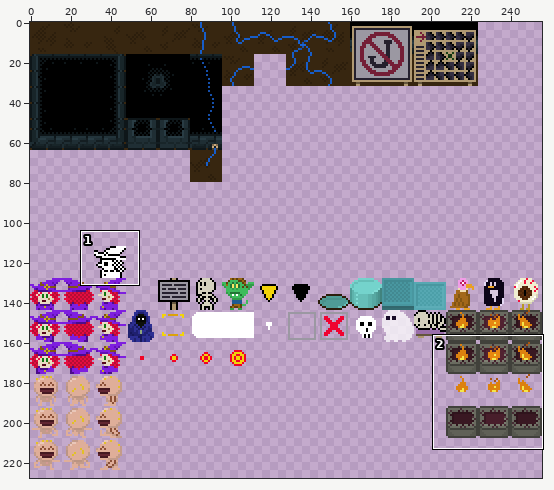
Edited in one commit: sprite sheet (src/data/image/4-color.png). Above: a wide view before the commit, with the close-up outlined.
Close-up. Old version:
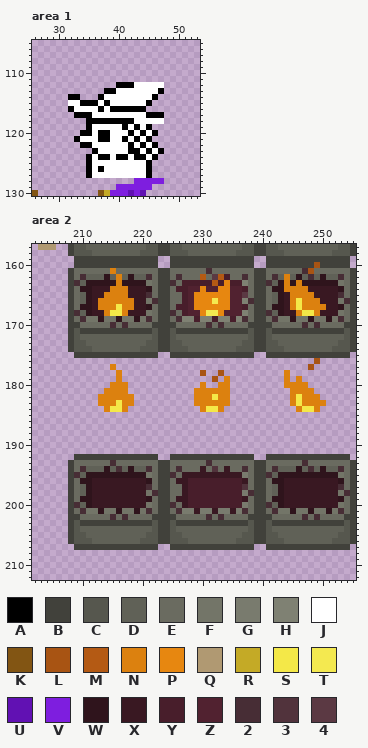
The file is 256x256 pixels. Colours within 5 levels of each other are drawn and written as one. Shown: area 1: x 26..53, y 105..130; area 2: x 202..255, y 157..212. The wide view leaves out empty margins.
Palette (. is transparent): A #000000  B #41413b  C #56574e  D #606157  E #6a6b60  F #737568  G #797b6e  H #7f8173  J #ffffff  K #825513  L #a85413  M #b45a14  N #dc810f  P #e78710  Q #b09972  R #c4aa26  S #f4e848  T #f4e950  U #6111b3  V #7e1edf  W #2f141c  X #391822  Y #481e2b  Z #512230  2 #472d35  3 #51333c  4 #5b3943
Pixels before, area 1, first column x 26:
112 ..............AAAJJJJJ
113 ............AAJJJJJJJA
114 ......AA...AJJJJJJJJA.
115 ......JJAAAJAJJJJJJA..
116 ......AJJJJAJAAAAAA...
117 .......AAAJJJJJJJJJAAA
118 .........AAAAAAAAJJJJJ
119 .........AJJJJJAJAJA..
120 ........AAJAAJJJAJAJA.
121 .......AJJJAAJJAJAJA..
122 ........AAJJJJJJAJAJA.
123 ..........AJJJJJAAJAJA
124 .........AJAAJAAJAAJA.
125 .........AJJJJJJJJJA..
126 .........AJAJJJJJJJA..
127 .........AJJJJJJJJJA..
128 .................VVVVV
129 ..............VVVVVV..
130 K..........KRVVVUVU...
Pixels before, area 2 (only the part around the change), first column x 202:
157 .QQQ..BCCDDDDDDDDDDCCBBCCDDDDDDDDDDCCBBCCDDDDDDDDDDCCB
158 ......BCCCDDDDDDDDCCCBBCCCDDDDDDDDCCCBBCCCDDDDDDDDCCCB
159 .......BBBBBBBBBBBBBB..BBBBBBBBBBBBBB..BBBBBBBBBBBBBB.
160 .......BBBBBBBBBBBBBB..BBBBBBBBBBBBBB..BBBBBBBBLBBBBB.
161 ......BEEEEEENEEEEEEEBBEEEEEE2EEEEEEEBBEEEEEE2LEEEEEEB
162 ......BE2DDDWDNDWDD2EBBE2EEEME4MYEE2EBBE2DNDWD2DWDD2EB
163 ......B2DWWWWWNWWWWFEBB2EYYYYYMYPYYHEBB2DWNWNWWWWWWFEB
164 ......BEWWXXXNNNXXXWEBBEYYZZPZZPPZZYEBBEWWNNNNXXXXXWEB
165 ......BEDWXXNNNNXXX2EBBEEYZPPPPPPZZ4EBBEDWXNNNNXXXX2EB
166 ......BEDWXNNNNNNXXF2BBEEYZPPPTPPZZH2BBEDWXNSNNNXXXF2B
167 ......BEWWXNNNSNNXXWEBBEYYZPPPPPPZZYEBBEWWXNSNNNNXXWEB
168 ......B2DWXXNSSNXXXFEBB2EYZZPTTPZZZHEBB2DWXXNSSNXXXFEB
169 ......BE2FFWFFWFFWF2EBBE2HHYHHYHHYH2EBBE2FFWFFWFFWF2EB
170 ......BBEEEEE2E2EEEEBBBBEEEEE2E2EEEEBBBBEEEEE2E2EEEEBB
171 ......BCBBBBBBBBBBBBCBBCBBBBBBBBBBBBCBBCBBBBBBBBBBBBCB
172 ......BCDDDDDDDDDDDDCBBCDDDDDDDDDDDDCBBCDDDDDDDDDDDDCB
173 ......BCCDDDDDDDDDDCCBBCCDDDDDDDDDDCCBBCCDDDDDDDDDDCCB
174 ......BCCCDDDDDDDDCCCBBCCCDDDDDDDDCCCBBCCCDDDDDDDDCCCB
175 .......BBBBBBBBBBBBBB..BBBBBBBBBBBBBB..BBBBBBBBBBBBBB.
176 ...............................................L......
177 .............N................................L.......
178 ..............N.............L..L..........N...........
179 ..............N...............L.N.........N.N.........
180 .............NNN............N..NN.........NNNN........
181 ............NNNN...........NNNNNN..........NNNN.......
182 ...........NNNNNN..........NNNSNN..........NSNNN......
183 ...........NNNSNN..........NNNNNN..........NSNNNN.....
184 ............NSSN............NSSN............NSSN......
185 ......................................................
186 ......................................................
187 ......................................................
188 ......................................................
189 ......................................................
190 ......................................................
191 ......................................................
192 .......BBBBBBBBBBBBBB..BBBBBBBBBBBBBB..BBBBBBBBBBBBBB.
193 ......BEEEEEE2EEEEEEEBBEEEEEE2EEEEEEEBBEEEEEE2EEEEEEEB
194 ......BE2DDDWD2DWDD2EBBE2EEEXE3EXEE2EBBE2DDDWD2DWDD2EB
195 ......B2DWWWWWWWWWWFEBB2EXXXXXXXXXXGEBB2DWWWWWWWWWWFEB
196 ......BEWWXXXXXXXXXWEBBEXXYYYYYYYYYXEBBEWWXXXXXXXXXWEB
197 ......BEDWXXXXXXXXX2EBBEEXYYYYYYYYY3EBBEDWXXXXXXXXX2EB
198 ......BEDWXXXXXXXXXF2BBEEXYYYYYYYYYG2BBEDWXXXXXXXXXF2B
199 ......BEWWXXXXXXXXXWEBBEXXYYYYYYYYYXEBBEWWXXXXXXXXXWEB
200 ......B2DWXXXXXXXXXFEBB2EXYYYYYYYYYGEBB2DWXXXXXXXXXFEB
201 ......BE2FFWFFWFFWF2EBBE2GGXGGXGGXG2EBBE2FFWFFWFFWF2EB
202 ......BBEEEEE2E2EEEEBBBBEEEEE2E2EEEEBBBBEEEEE2E2EEEEBB
203 ......BCBBBBBBBBBBBBCBBCBBBBBBBBBBBBCBBCBBBBBBBBBBBBCB
204 ......BCDDDDDDDDDDDDCBBCDDDDDDDDDDDDCBBCDDDDDDDDDDDDCB
205 ......BCCDDDDDDDDDDCCBBCCDDDDDDDDDDCCBBCCDDDDDDDDDDCCB
206 ......BCCCDDDDDDDDCCCBBCCCDDDDDDDDCCCBBCCCDDDDDDDDCCCB
207 .......BBBBBBBBBBBBBB..BBBBBBBBBBBBBB..BBBBBBBBBBBBBB.
208 ......................................................
209 ......................................................
210 ......................................................
211 ......................................................
212 ......................................................
Once edited:
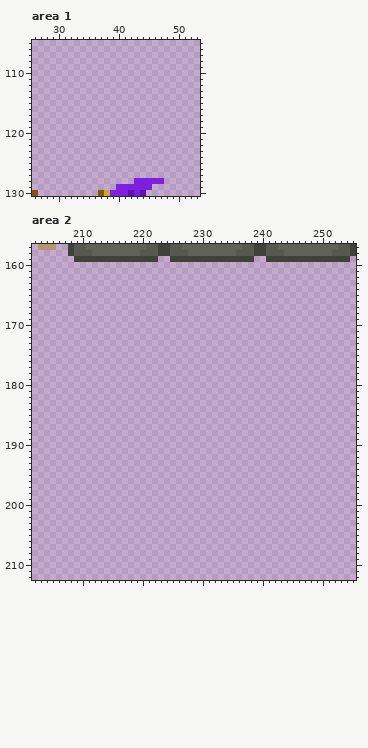
Message: use bw graphics for Jam Mode
From old to new:
Area 1:
y 112: x 40..47 AAAJJJJJ -> ........
y 113: x 38..47 AAJJJJJJJA -> ..........
y 114: x 32..33 AA -> ..; x 37..46 AJJJJJJJJA -> ..........
y 115: x 32..45 JJAAAJAJJJJJJA -> ..............
y 116: x 32..44 AJJJJAJAAAAAA -> .............
y 117: x 33..47 AAAJJJJJJJJJAAA -> ...............
y 118: x 35..47 AAAAAAAAJJJJJ -> .............
y 119: x 35..45 AJJJJJAJAJA -> ...........
y 120: x 34..46 AAJAAJJJAJAJA -> .............
y 121: x 33..45 AJJJAAJJAJAJA -> .............
y 122: x 34..46 AAJJJJJJAJAJA -> .............
y 123: x 36..47 AJJJJJAAJAJA -> ............
y 124: x 35..46 AJAAJAAJAAJA -> ............
y 125: x 35..45 AJJJJJJJJJA -> ...........
y 126: x 35..45 AJAJJJJJJJA -> ...........
y 127: x 35..45 AJJJJJJJJJA -> ...........
Area 2:
y 160: x 209..222 BBBBBBBBBBBBBB -> ..............; x 225..238 BBBBBBBBBBBBBB -> ..............; x 241..254 BBBBBBBBLBBBBB -> ..............
y 161: x 208..255 BEEEEEENEEEEEEEBBEEEEEE2EEEEEEEBBEEEEEE2LEEEEEEB -> ................................................
y 162: x 208..255 BE2DDDWDNDWDD2EBBE2EEEME4MYEE2EBBE2DNDWD2DWDD2EB -> ................................................
y 163: x 208..255 B2DWWWWWNWWWWFEBB2EYYYYYMYPYYHEBB2DWNWNWWWWWWFEB -> ................................................
y 164: x 208..255 BEWWXXXNNNXXXWEBBEYYZZPZZPPZZYEBBEWWNNNNXXXXXWEB -> ................................................
y 165: x 208..255 BEDWXXNNNNXXX2EBBEEYZPPPPPPZZ4EBBEDWXNNNNXXXX2EB -> ................................................
y 166: x 208..255 BEDWXNNNNNNXXF2BBEEYZPPPTPPZZH2BBEDWXNSNNNXXXF2B -> ................................................
y 167: x 208..255 BEWWXNNNSNNXXWEBBEYYZPPPPPPZZYEBBEWWXNSNNNNXXWEB -> ................................................
y 168: x 208..255 B2DWXXNSSNXXXFEBB2EYZZPTTPZZZHEBB2DWXXNSSNXXXFEB -> ................................................
y 169: x 208..255 BE2FFWFFWFFWF2EBBE2HHYHHYHHYH2EBBE2FFWFFWFFWF2EB -> ................................................
y 170: x 208..255 BBEEEEE2E2EEEEBBBBEEEEE2E2EEEEBBBBEEEEE2E2EEEEBB -> ................................................
y 171: x 208..255 BCBBBBBBBBBBBBCBBCBBBBBBBBBBBBCBBCBBBBBBBBBBBBCB -> ................................................
y 172: x 208..255 BCDDDDDDDDDDDDCBBCDDDDDDDDDDDDCBBCDDDDDDDDDDDDCB -> ................................................
y 173: x 208..255 BCCDDDDDDDDDDCCBBCCDDDDDDDDDDCCBBCCDDDDDDDDDDCCB -> ................................................
y 174: x 208..255 BCCCDDDDDDDDCCCBBCCCDDDDDDDDCCCBBCCCDDDDDDDDCCCB -> ................................................
y 175: x 209..222 BBBBBBBBBBBBBB -> ..............; x 225..238 BBBBBBBBBBBBBB -> ..............; x 241..254 BBBBBBBBBBBBBB -> ..............
y 176: x 249 L -> .
y 177: x 215 N -> .; x 248 L -> .
y 178: x 216 N -> .; x 230 L -> .; x 233 L -> .; x 244 N -> .
y 179: x 216 N -> .; x 232 L -> .; x 234 N -> .; x 244 N -> .; x 246 N -> .
y 180: x 215..217 NNN -> ...; x 230 N -> .; x 233..234 NN -> ..; x 244..247 NNNN -> ....
y 181: x 214..217 NNNN -> ....; x 229..234 NNNNNN -> ......; x 245..248 NNNN -> ....
y 182: x 213..218 NNNNNN -> ......; x 229..234 NNNSNN -> ......; x 245..249 NSNNN -> .....
y 183: x 213..218 NNNSNN -> ......; x 229..234 NNNNNN -> ......; x 245..250 NSNNNN -> ......
y 184: x 214..217 NSSN -> ....; x 230..233 NSSN -> ....; x 246..249 NSSN -> ....
y 192: x 209..222 BBBBBBBBBBBBBB -> ..............; x 225..238 BBBBBBBBBBBBBB -> ..............; x 241..254 BBBBBBBBBBBBBB -> ..............
y 193: x 208..255 BEEEEEE2EEEEEEEBBEEEEEE2EEEEEEEBBEEEEEE2EEEEEEEB -> ................................................
y 194: x 208..255 BE2DDDWD2DWDD2EBBE2EEEXE3EXEE2EBBE2DDDWD2DWDD2EB -> ................................................
y 195: x 208..255 B2DWWWWWWWWWWFEBB2EXXXXXXXXXXGEBB2DWWWWWWWWWWFEB -> ................................................
y 196: x 208..255 BEWWXXXXXXXXXWEBBEXXYYYYYYYYYXEBBEWWXXXXXXXXXWEB -> ................................................
y 197: x 208..255 BEDWXXXXXXXXX2EBBEEXYYYYYYYYY3EBBEDWXXXXXXXXX2EB -> ................................................
y 198: x 208..255 BEDWXXXXXXXXXF2BBEEXYYYYYYYYYG2BBEDWXXXXXXXXXF2B -> ................................................
y 199: x 208..255 BEWWXXXXXXXXXWEBBEXXYYYYYYYYYXEBBEWWXXXXXXXXXWEB -> ................................................
y 200: x 208..255 B2DWXXXXXXXXXFEBB2EXYYYYYYYYYGEBB2DWXXXXXXXXXFEB -> ................................................
y 201: x 208..255 BE2FFWFFWFFWF2EBBE2GGXGGXGGXG2EBBE2FFWFFWFFWF2EB -> ................................................
y 202: x 208..255 BBEEEEE2E2EEEEBBBBEEEEE2E2EEEEBBBBEEEEE2E2EEEEBB -> ................................................
y 203: x 208..255 BCBBBBBBBBBBBBCBBCBBBBBBBBBBBBCBBCBBBBBBBBBBBBCB -> ................................................
y 204: x 208..255 BCDDDDDDDDDDDDCBBCDDDDDDDDDDDDCBBCDDDDDDDDDDDDCB -> ................................................
y 205: x 208..255 BCCDDDDDDDDDDCCBBCCDDDDDDDDDDCCBBCCDDDDDDDDDDCCB -> ................................................
y 206: x 208..255 BCCCDDDDDDDDCCCBBCCCDDDDDDDDCCCBBCCCDDDDDDDDCCCB -> ................................................
y 207: x 209..222 BBBBBBBBBBBBBB -> ..............; x 225..238 BBBBBBBBBBBBBB -> ..............; x 241..254 BBBBBBBBBBBBBB -> ..............
